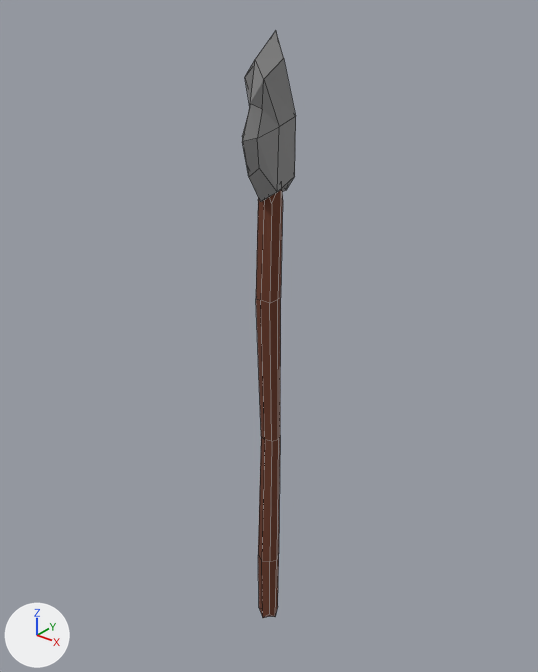
What one commit did to the Blender file items/tools/shoddy_spear/shoddy_spear.blend.
Camera for both pictures: a camera (50 mm lens) standing at (5.36, -6.65, 8.42) and looking at (-0.21, 0.31, 4.11). The axes (+X, +Y, +Z) are drawn at lower left. The lights are the same throughout. The picture after the commit comes second. Mesh edges are drawn as thin lines. The same objects are shown in both versions, whatever each file hides.

In view in the first picture: 'Handle', 'Tip'.
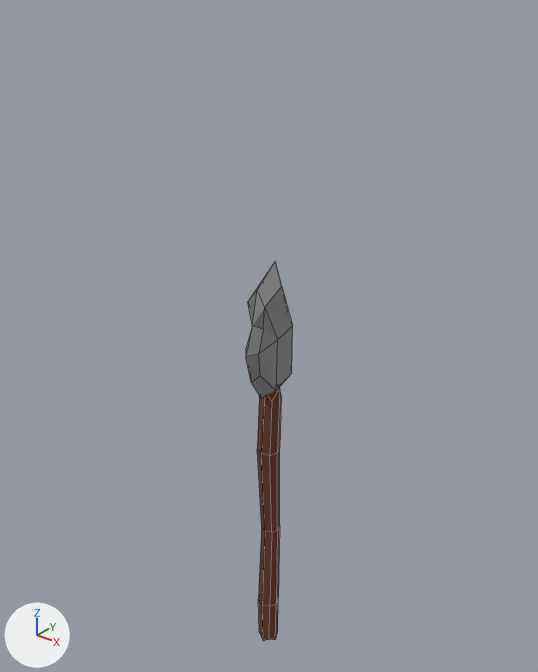
The change in detail:
me_cube_001 is used by ob_handle; location (0.0, 0.0, 0.0).
me_cube_001 had 42 vertices, 40 faces and spanned x -0.15..0.15, y -0.12..0.24, z -0.58..6.32.
me_cube_001 now has 42 vertices, 40 faces and spans x -0.15..0.15, y -0.12..0.24, z -1.04..3.56.
me_cube_001 part 1: the whole mesh is scaled about its middle by (1, 1, 0.667), then moved by (0.0, 0.0, -1.61).
Object 'Tip' (ob_tip) moves from (0.0, 0.07, 6.91) to (0.0, 0.07, 4.28).

Boxes [x1, y1, x2, y2] around the edits, measured in the pictures (538 x 672 px):
'Tip', moved
    before: [242, 31, 296, 202]
    after: [246, 262, 293, 399]
'Handle', moved, rescaled (11% narrower, 41% shorter)
    before: [256, 189, 283, 618]
    after: [257, 388, 281, 641]
